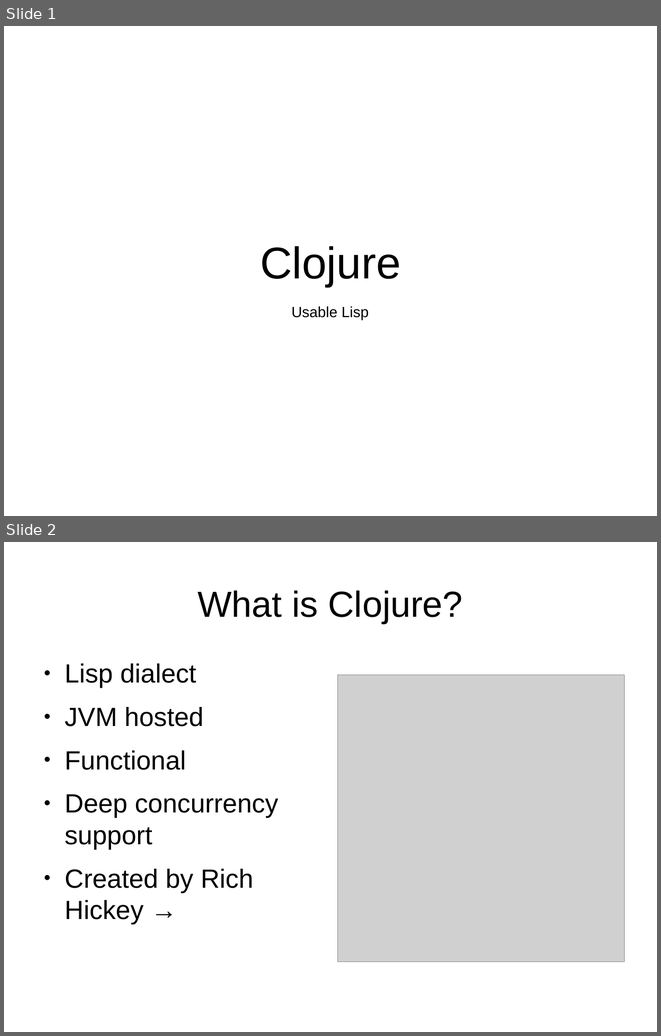
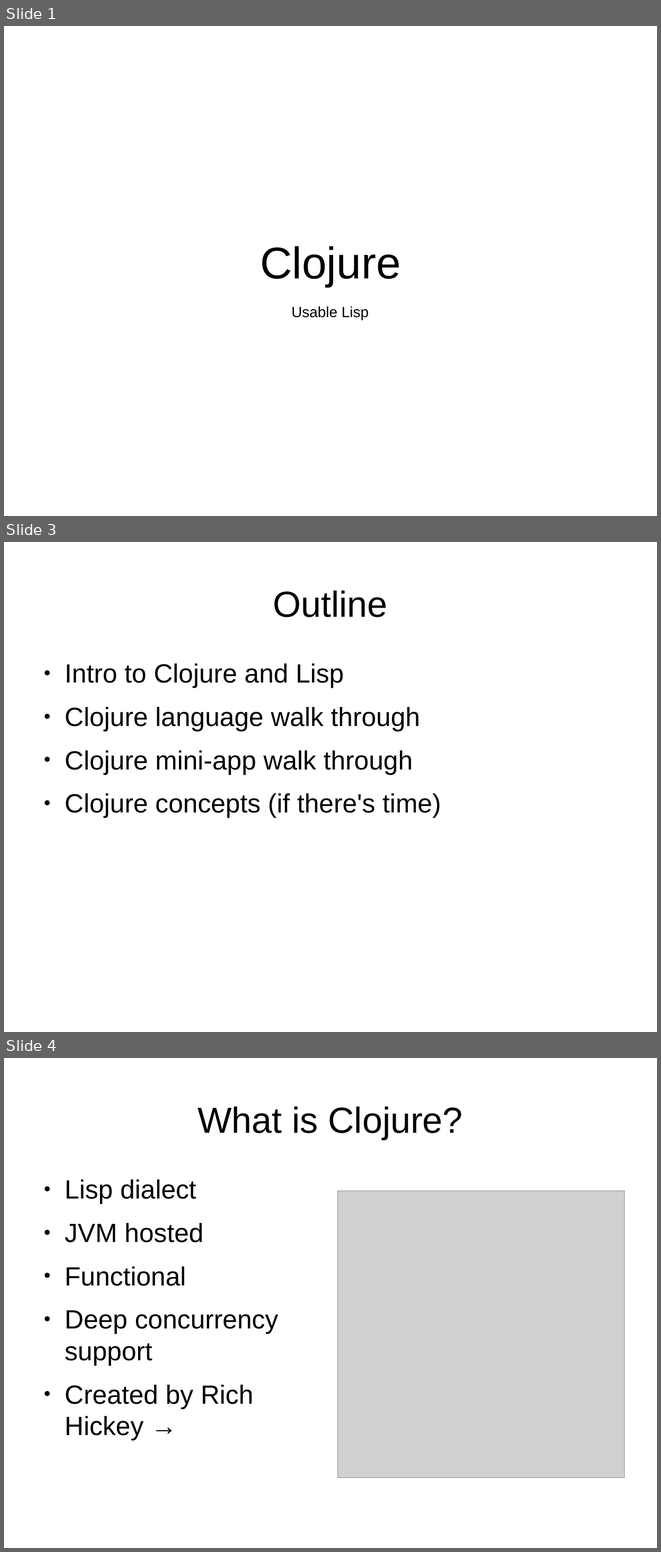
Before and after one commit to djwhitt/cposc2009, a slide deck: slides.odp. Shown one above the other, each under a label of ours: slides 1 and 2 before the commit, slides 1, 3 and 4 after it; the slides between them are not shown. The pictures are 661x1036 and 661x1552 pixels, drawn with LibreOffice and Linux fonts; fonts in the diff are those of the drawing; grey boxes stand for pictures. Boxes give left, top, right and bottom in pixels: in the first picture for what was removed or moved away, otherwise in the second. Text is boxed around its words. In the diff, an @@ line names an element or a change of style, - is before the commit and + after.

```diff
--- a/slides.odp
+++ b/slides.odp
@@ slide 3 added at [4, 542, 657, 1032], background #FFFFFF @@
@@ title added at [273, 590, 388, 617], 44 pt, text #000000 @@
+Outline
@@ text added at [64, 663, 441, 818], 32 pt, text #000000 @@
+● Intro to Clojure and Lisp
+● Clojure language walk through
+● Clojure mini-app walk through
+● Clojure concepts (if there's time)
@@ what was slide 2 is now slide 4 @@
```
Also in this commit, not shown: 4 other slides added, 1 slide removed.
